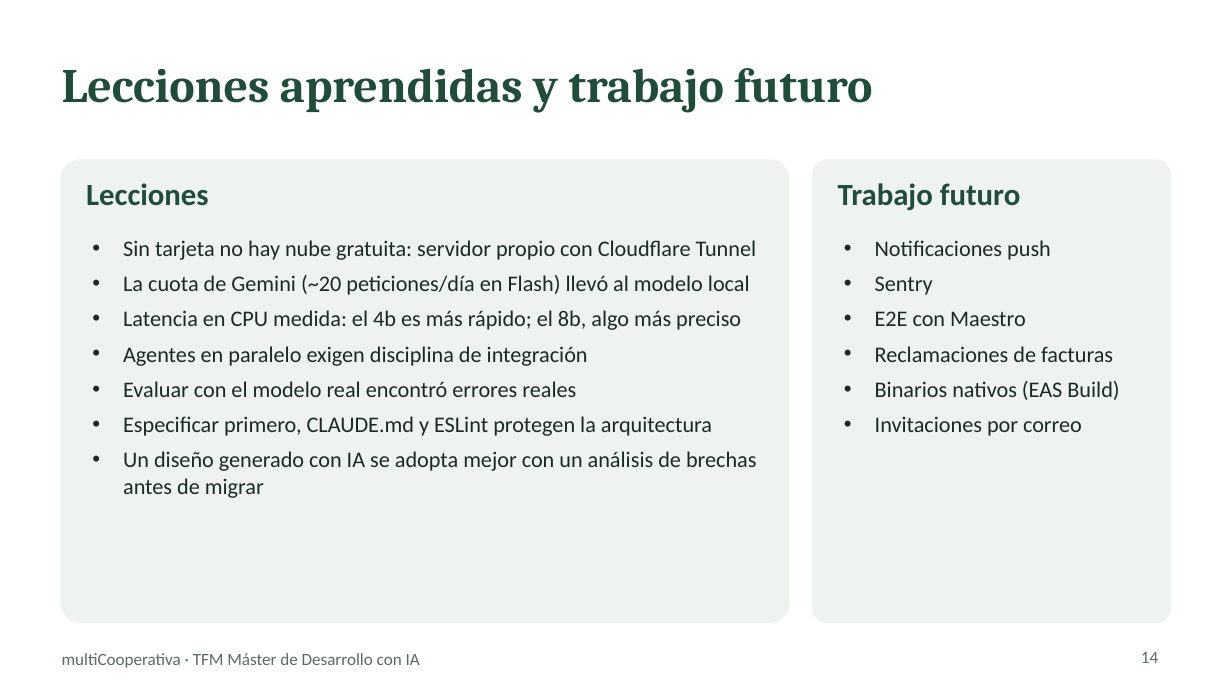
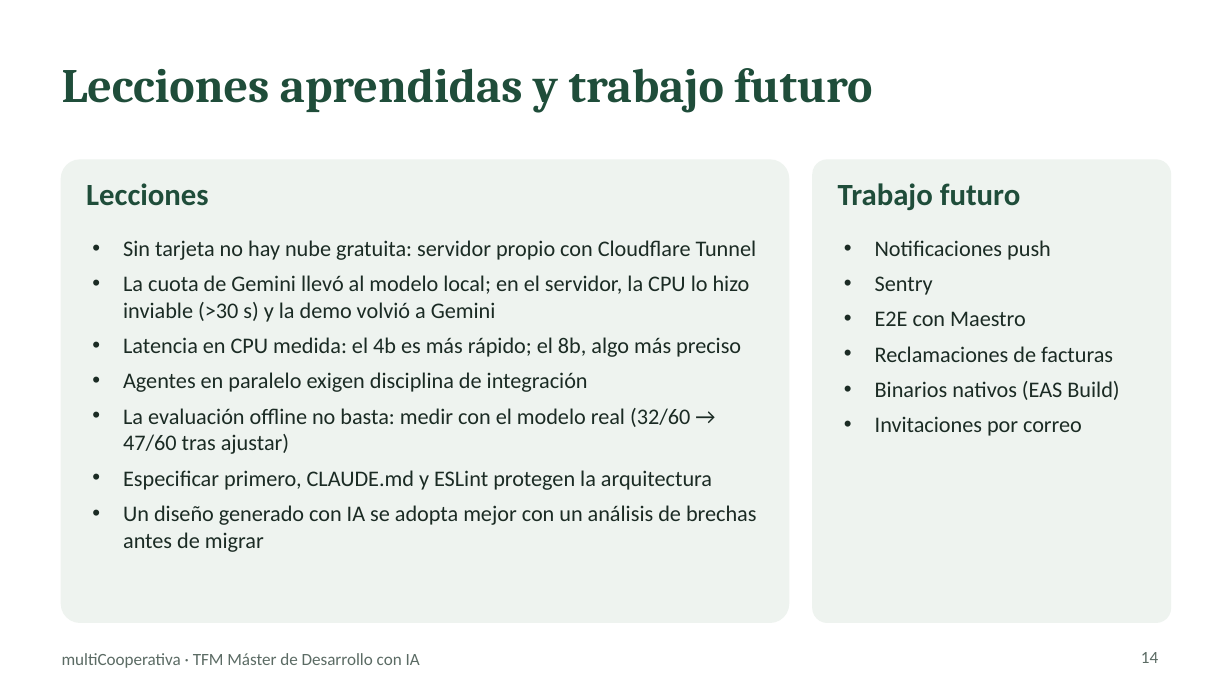
Before and after one commit to chaparro2001/multiCooperativa, a slide deck: slide 14 of docs/slides/multicooperativa-tfm.pptx. Drawn at 1232x693 pixels with LibreOffice and Linux fonts; fonts in the diff are those of the drawing. Boxes give left, top, right and bottom in pixels: in the first picture for what was removed or moved away, otherwise in the second. Text is boxed around its words. In the diff, an @@ line names an element or a change of style, - is before the commit and + after.

```diff
--- a/docs/slides/multicooperativa-tfm.pptx
+++ b/docs/slides/multicooperativa-tfm.pptx
@@ text at (x1=123, y1=275, x2=750, y2=322): text changed @@
-• La cuota de Gemini (~20 peticiones/día en Flash) llevó al modelo local
+• La cuota de Gemini llevó al modelo local; en el servidor, la CPU lo hizo inviable (>30 s) y la demo volvió a Gemini
@@ text at (x1=123, y1=408, x2=690, y2=454): text changed @@
-• Evaluar con el modelo real encontró errores reales
+• La evaluación offline no basta: medir con el modelo real (32/60 → 47/60 tras ajustar)
```
Also in this commit, not shown: 8 other slides changed, 2 other files.
